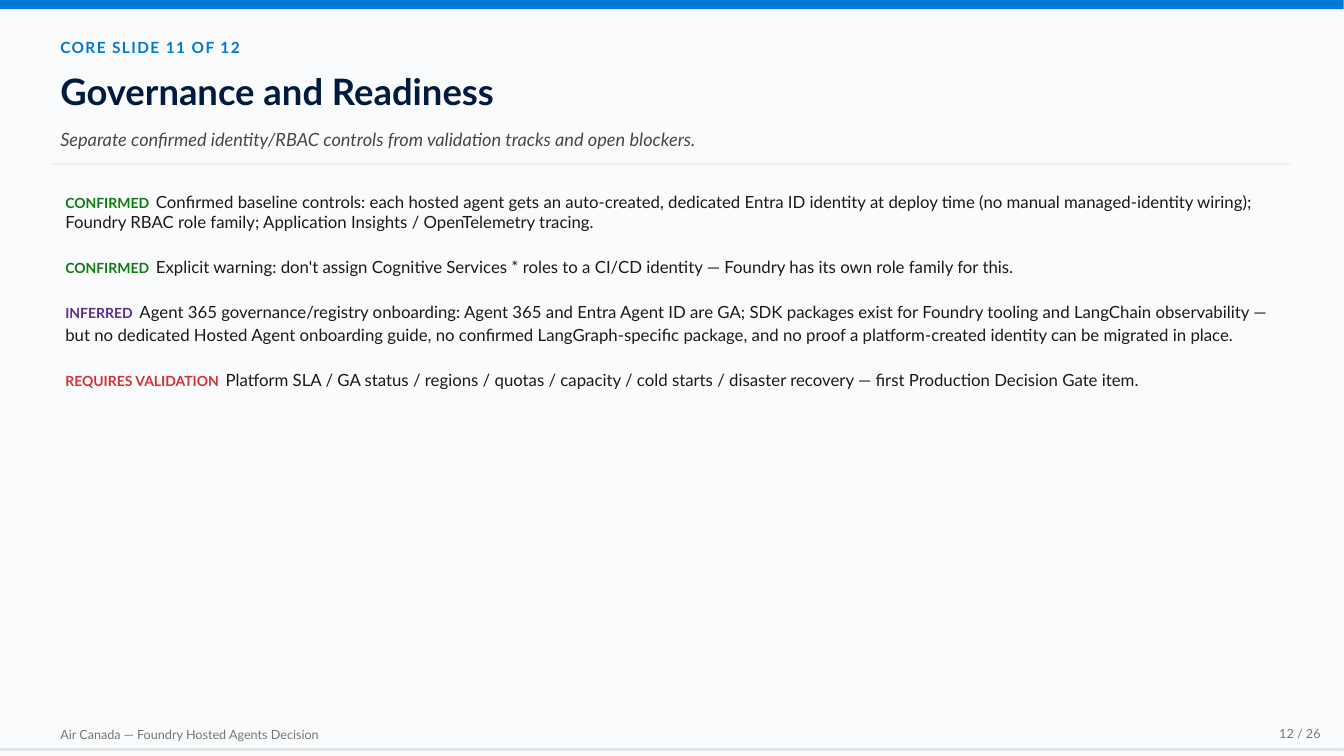
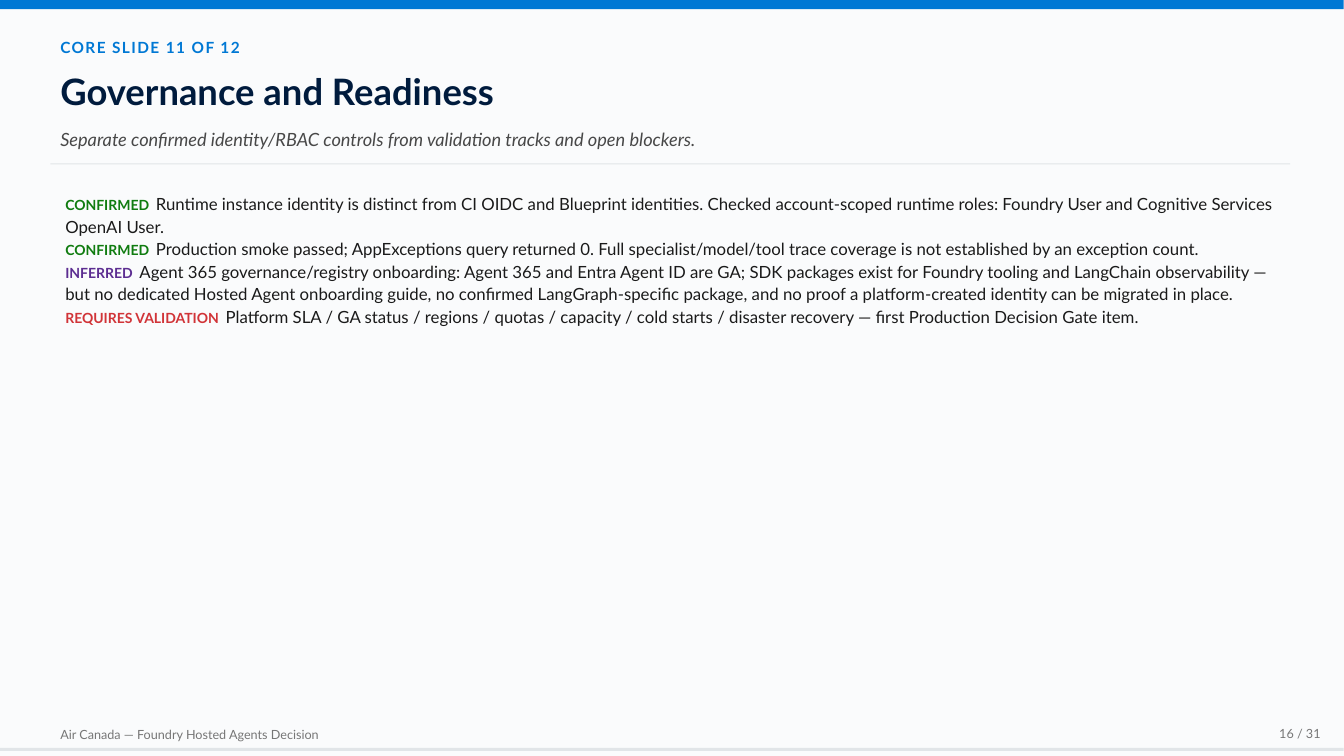
Before and after one commit to devopsabcs-engineering/foundry-hosted-agents, a slide deck: slide 16 of deliverables/air-canada-foundry-hosted-agents-decision.pptx (slide 12 before the commit). Drawn at 1344x756 pixels with LibreOffice and Linux fonts; fonts in the diff are those of the drawing. Boxes give left, top, right and bottom in pixels: in the first picture for what was removed or moved away, otherwise in the second. Text is boxed around its words. In the diff, an @@ line names an element or a change of style, - is before the commit and + after.

```diff
--- a/deliverables/air-canada-foundry-hosted-agents-decision.pptx
+++ b/deliverables/air-canada-foundry-hosted-agents-decision.pptx
@@ text at (65,197,1273,258): text changed @@
-● CONFIRMED Confirmed baseline controls: each hosted agent gets an auto-created, dedicated Entra ID identity at deploy time (no manual managed-identity wiring); Foundry RBAC role family; Application Insights / OpenTelemetry tracing.
-● CONFIRMED Explicit warning: don't assign Cognitive Services * roles to a CI/CD identity — Foundry has its own role family for this.
+● CONFIRMED Runtime instance identity is distinct from CI OIDC and Blueprint identities. Checked account-scoped runtime roles: Foundry User and Cognitive Services OpenAI User.
+● CONFIRMED Production smoke passed; AppExceptions query returned 0. Full specialist/model/tool trace coverage is not established by an exception count.
@@ text at (1279,729,1321,738): text changed @@
-12 / 26
+16 / 31
```
Also in this commit, not shown: 25 other slides changed, 5 slides added, 43 other files.
